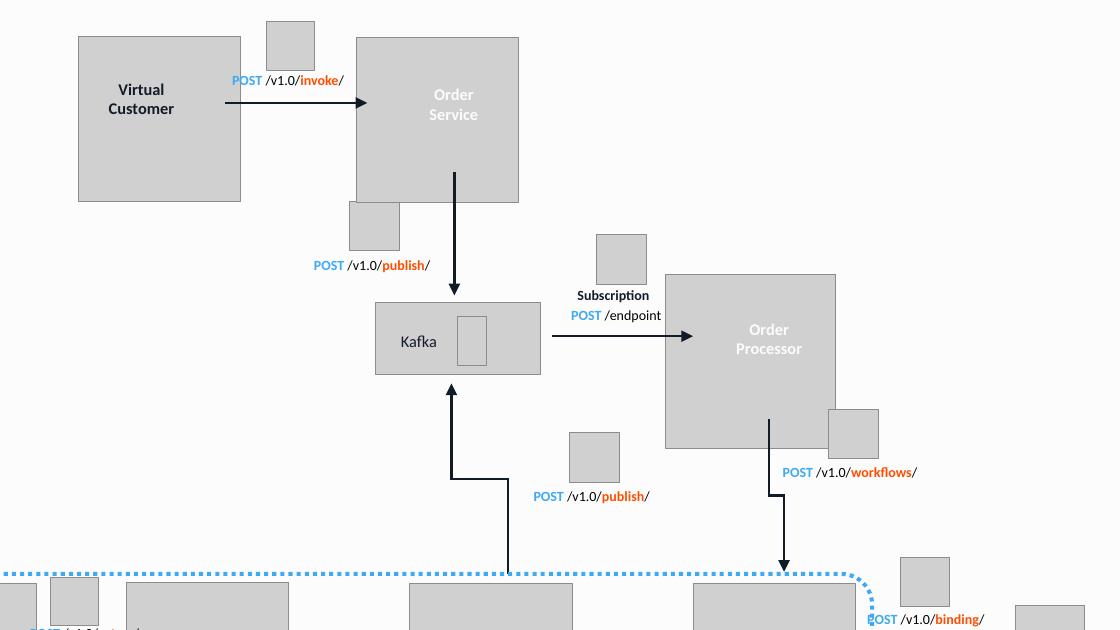
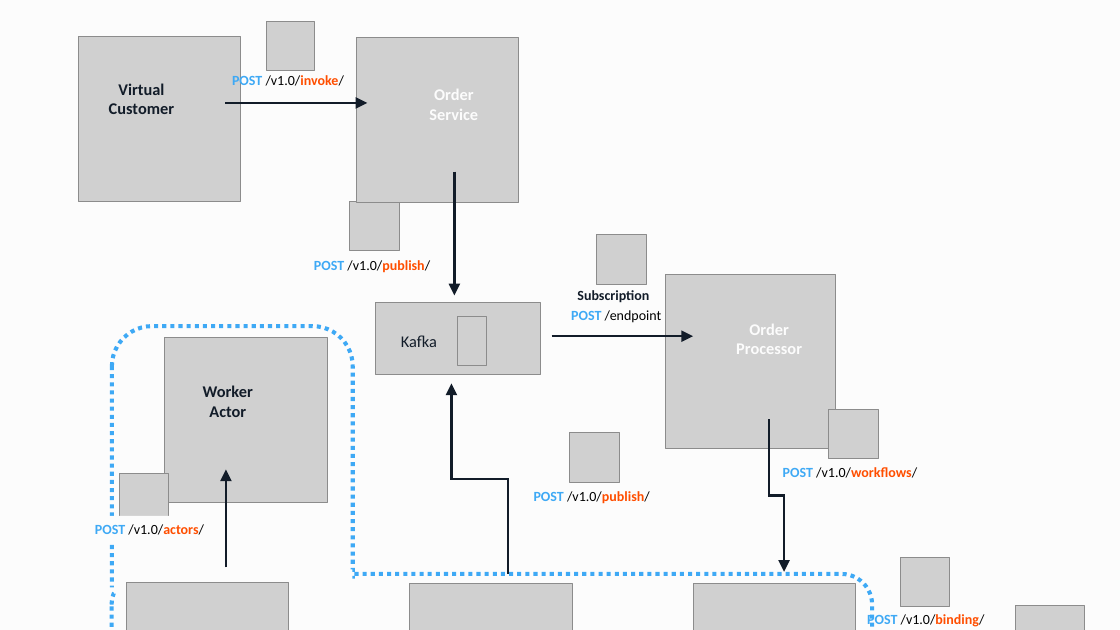
Before and after one commit to diagridio/conductor-demo-new, a slide deck: slide 1 of assets/demo-slide.pptx. Drawn at 1120x630 pixels with LibreOffice and Linux fonts; fonts in the diff are those of the drawing; grey boxes stand for pictures; background and template pictures are left out. Boxes give left, top, right and bottom in pixels: in the first picture for what was removed or moved away, otherwise in the second. Text is boxed around its words. In the diff, an @@ line names an element or a change of style, - is before the commit and + after.

```diff
--- a/assets/demo-slide.pptx
+++ b/assets/demo-slide.pptx
@@ rounded rectangle added at (112,326,353,630), outline #3EA9F5 3.5 pt dashed @@
@@ picture: place and size @@
-picture at (0,584,37,630)
+picture at (165,338,327,503)
@@ text added at (203,385,253,417), 14 pt, text #121C29, bold @@
+Worker Actor
@@ picture: place and size @@
-picture at (50,577,98,625)
+picture at (120,474,168,522)
@@ arrow added from (226, 567) to (226, 470), #121C29 2 pt @@
@@ text "POST /v1.0/actors/" rewrapped from (0,620,213,630) to (95,524,204,535) @@
@@ rectangle added at (97,587,130,630), fill #FCFCFC @@
@@ rounded rectangle: place and size @@
-rounded rectangle at (0,574,872,630)
+rounded rectangle at (112,574,872,630)
@@ rectangle added at (114,570,353,594), fill #FCFCFC @@
@@ rectangle added at (330,579,364,630), fill #FCFCFC @@
```
Also in this commit, not shown: 2 other files.
